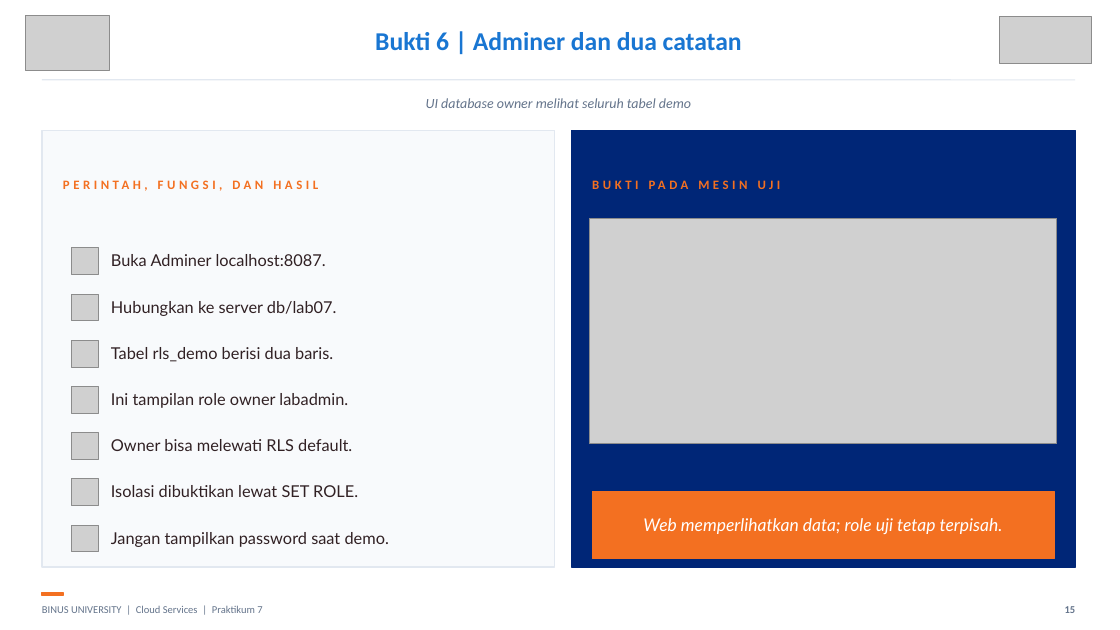
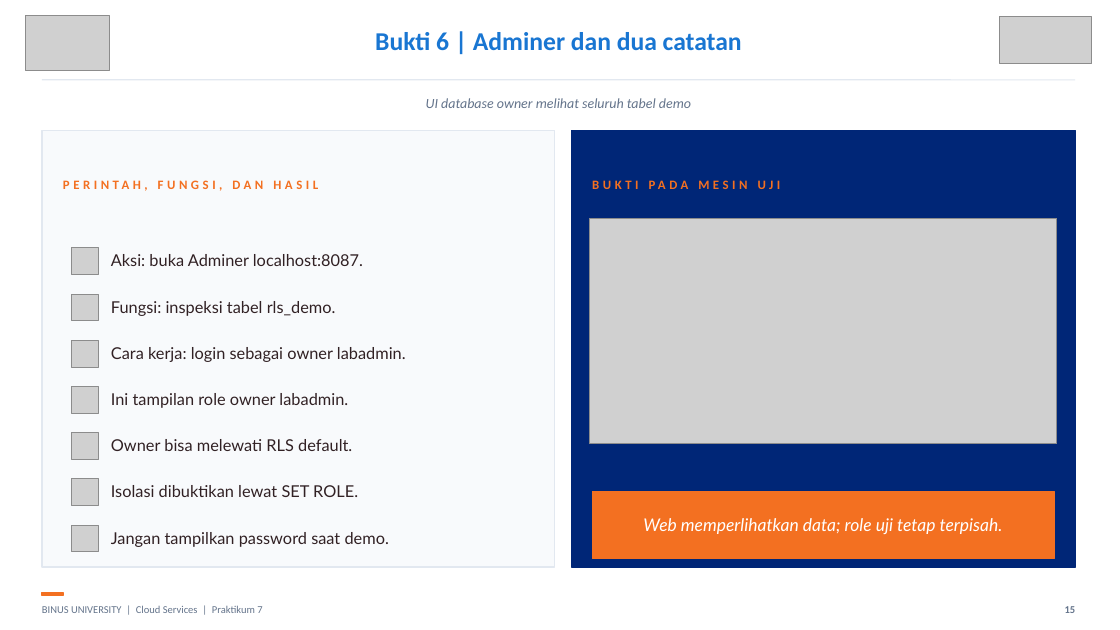
Before and after one commit to SeedFlora/meet7CloudService, a slide deck: slide 15 of slides/LAB07_RLS_pgvector_Bukti_Live.pptx. Drawn at 1120x630 pixels with LibreOffice and Linux fonts; fonts in the diff are those of the drawing; grey boxes stand for pictures. Boxes give left, top, right and bottom in pixels: in the first picture for what was removed or moved away, otherwise in the second. Text is boxed around its words. In the diff, an @@ line names an element or a change of style, - is before the commit and + after.

```diff
--- a/slides/LAB07_RLS_pgvector_Bukti_Live.pptx
+++ b/slides/LAB07_RLS_pgvector_Bukti_Live.pptx
@@ text at (111, 254, 363, 266): text changed @@
-Buka Adminer localhost:8087.
+Aksi: buka Adminer localhost:8087.
@@ text at (111, 301, 336, 316): text changed @@
-Tabel rls_demo berisi dua baris.
+Fungsi: inspeksi tabel rls_demo.
@@ text removed at (111, 301, 337, 316) @@
-Hubungkan ke server db/lab07.
@@ text added at (111, 347, 406, 362), 14 pt, text #312124 @@
+Cara kerja: login sebagai owner labadmin.
```
Also in this commit, not shown: 7 other slides changed.
